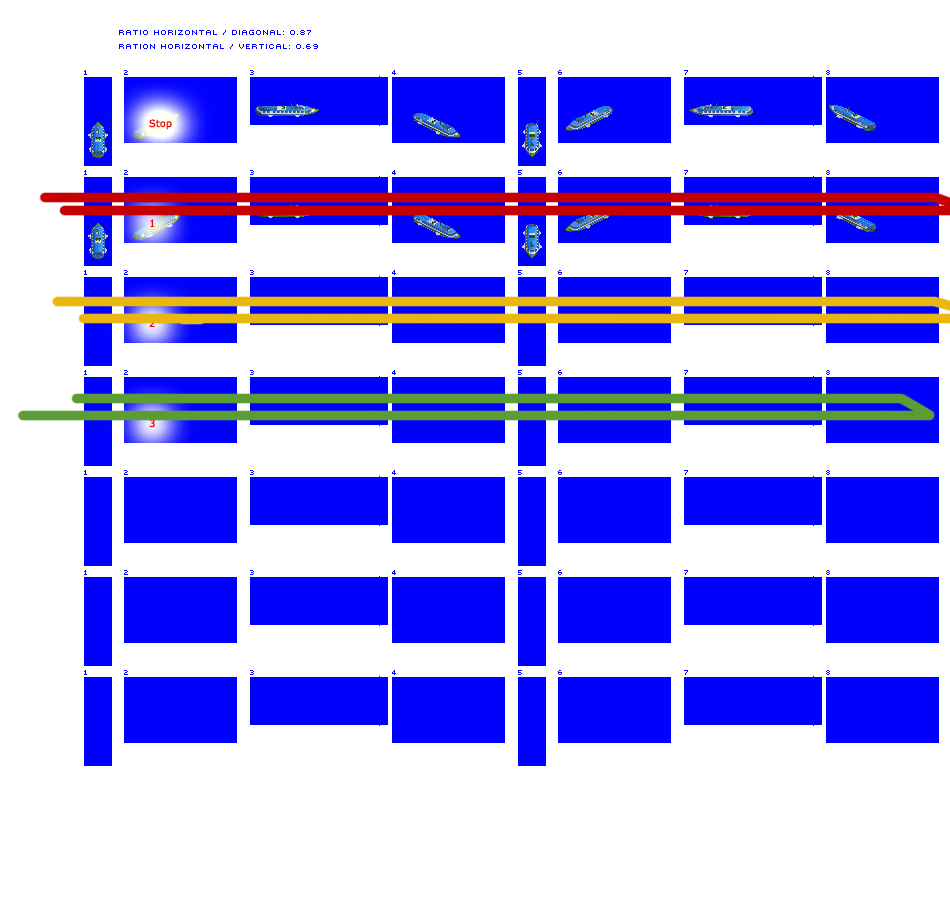
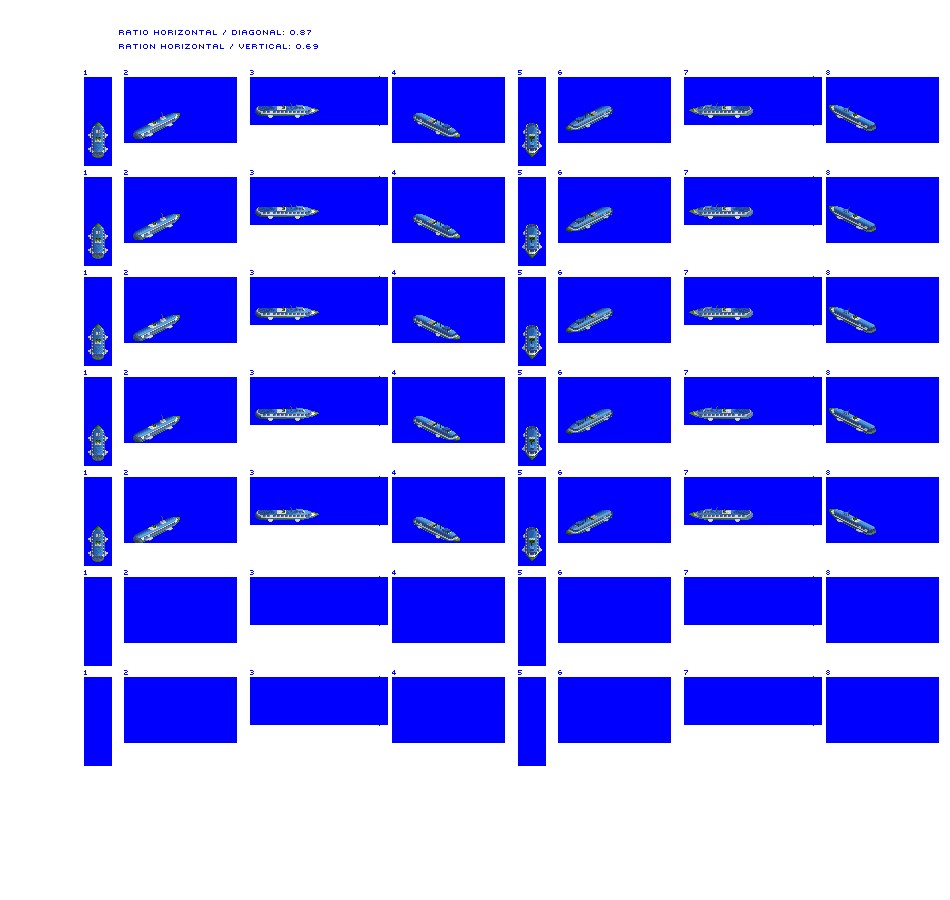
Layers edited between the first and the second 950×900 image:
hid "Layer 1" over [17, 191, 950, 422]
hid "Stop 1 2 3" over [149, 119, 172, 428]
painted on "Hydrofoil" over [88, 104, 876, 562]
